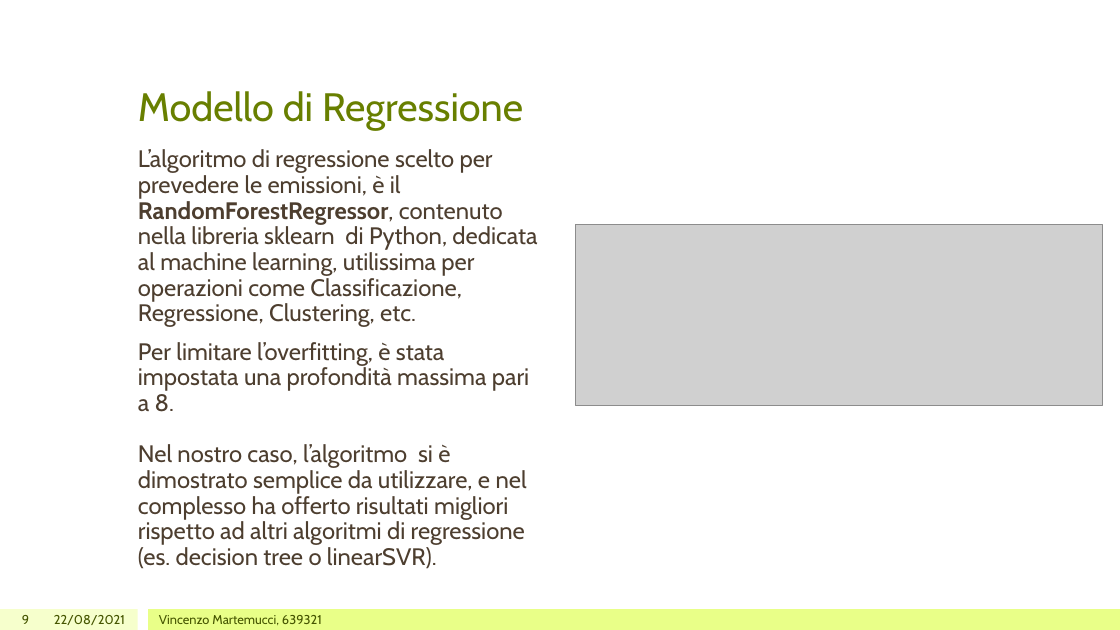
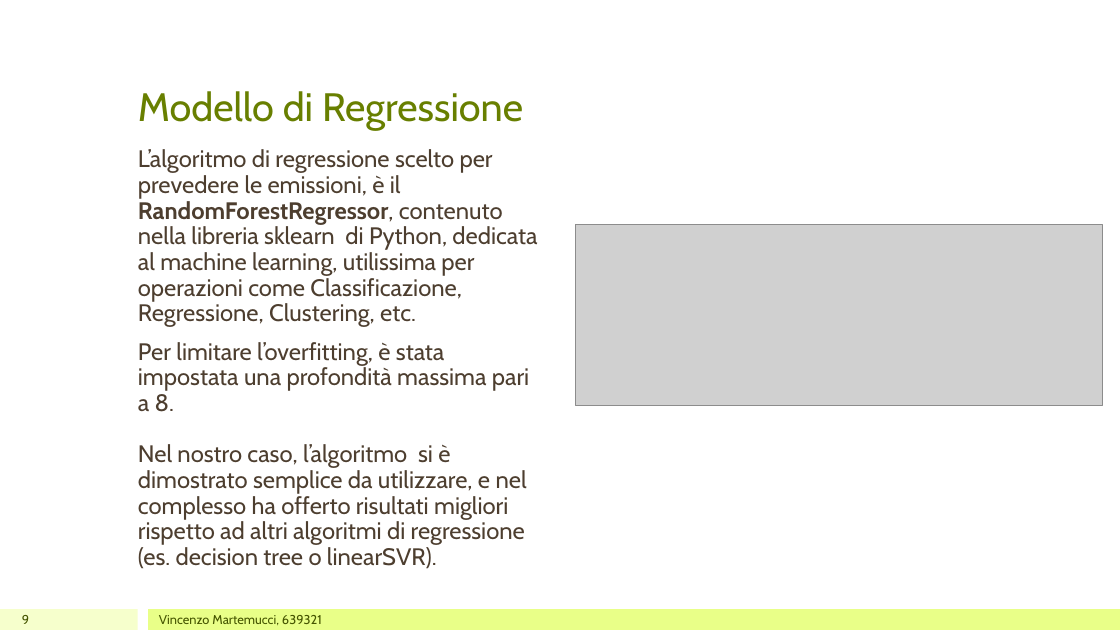
Before and after one commit to raimondoDiSangro/co2_car_emissions_ICON, a slide deck: slide 9 of Presentazione Progetto.pptx. Drawn at 1120x630 pixels with LibreOffice and Linux fonts; fonts in the diff are those of the drawing; grey boxes stand for pictures. Boxes give left, top, right and bottom in pixels: in the first picture for what was removed or moved away, otherwise in the second. Text is boxed around its words. In the diff, an @@ line names an element or a change of style, - is before the commit and + after.

```diff
--- a/Presentazione Progetto.pptx
+++ b/Presentazione Progetto.pptx
@@ text removed at [54,615,125,625] @@
-22/08/2021
```
Also in this commit, not shown: 5 other slides changed, 1 slide added, 5 other files.
